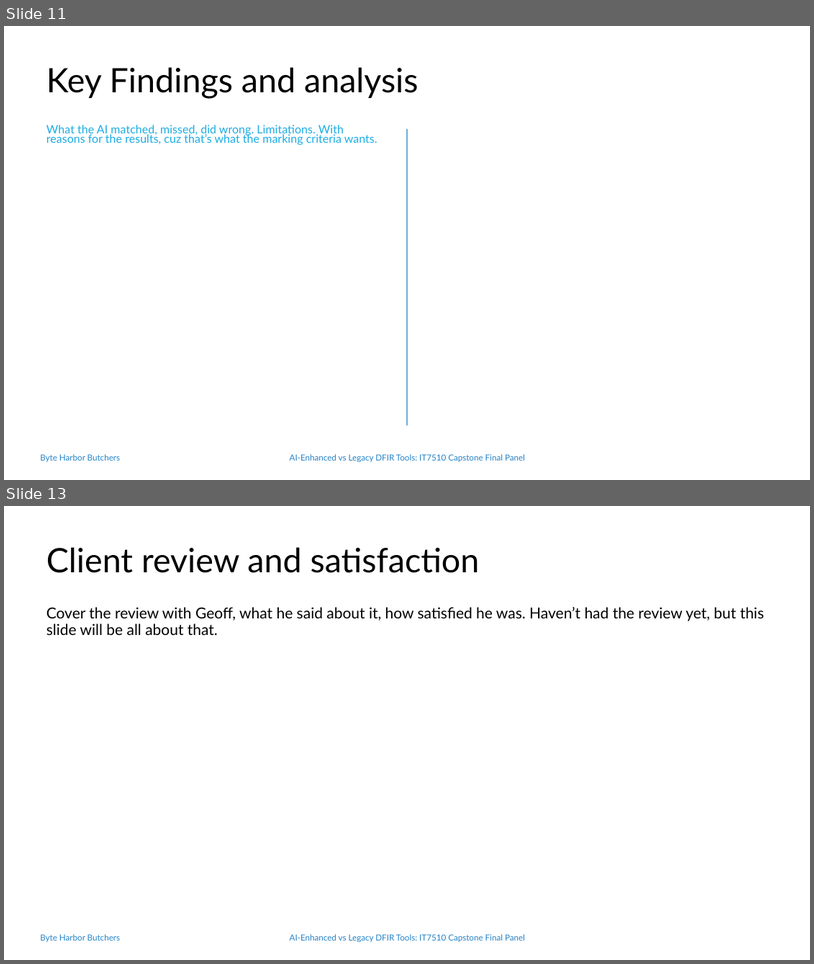
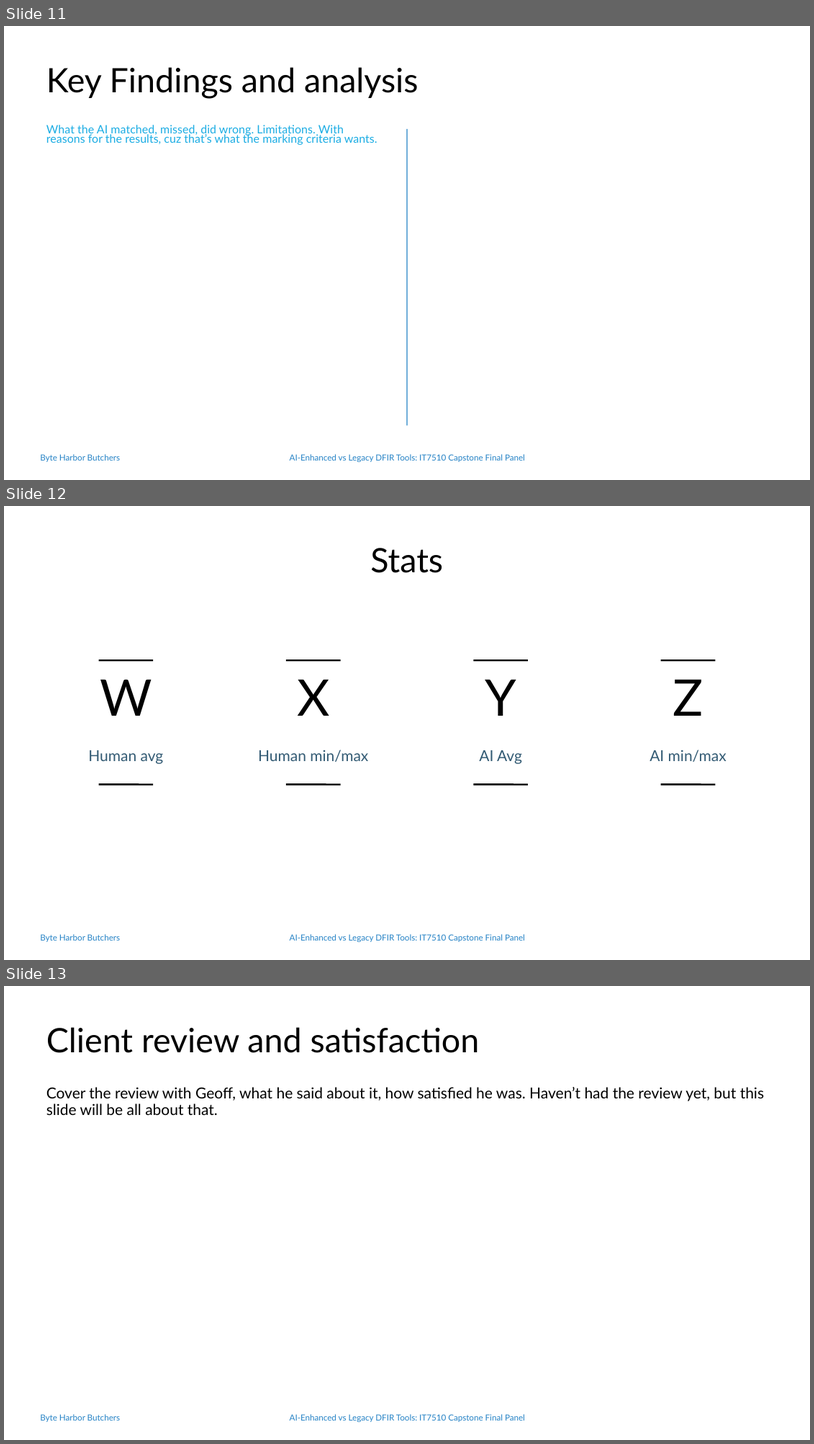
Before and after one commit to DavidSushames/BHB-Capstone, a slide deck: Academic Documents/Final Panel Presentation/Final Panel Slides 1.1 - DS.pptx. Shown one above the other, each under a label of ours: slides 11 and 13 before the commit, slides 11, 12 and 13 after it; the slides between them are not shown. The pictures are 814x964 and 814x1444 pixels, drawn with LibreOffice and Linux fonts; fonts in the diff are those of the drawing; background and template pictures are left out. Boxes give left, top, right and bottom in pixels: in the first picture for what was removed or moved away, otherwise in the second. Text is boxed around its words. In the diff, an @@ line names an element or a change of style, - is before the commit and + after.

```diff
--- a/Academic Documents/Final Panel Presentation/Final Panel Slides 1.1 - DS.pptx
+++ b/Academic Documents/Final Panel Presentation/Final Panel Slides 1.1 - DS.pptx
@@ slide 12 added at (x1=4, y1=506, x2=810, y2=960), background #FFFFFF; not listed: 2 template elements that a slide beside it also shows @@
@@ title added at (x1=370, y1=548, x2=443, y2=573), 40 pt, text #000000 @@
+Stats
@@ line added from (99, 660) to (154, 660), #000000 2 pt @@
@@ line added from (286, 660) to (341, 660), #000000 2 pt @@
@@ line added from (474, 660) to (528, 660), #000000 2 pt @@
@@ line added from (661, 660) to (716, 660), #000000 2 pt @@
@@ text added at (x1=100, y1=680, x2=152, y2=716), 60 pt, text #000000 @@
+W
@@ text added at (x1=297, y1=680, x2=329, y2=716), 60 pt, text #000000 @@
+X
@@ text added at (x1=485, y1=680, x2=517, y2=716), 60 pt, text #000000 @@
+Y
@@ text added at (x1=674, y1=680, x2=704, y2=716), 60 pt, text #000000 @@
+Z
@@ text added at (x1=88, y1=750, x2=164, y2=764), 18 pt, text #335B74 @@
+Human avg
@@ text added at (x1=258, y1=749, x2=368, y2=762), 18 pt, text #335B74 @@
+Human min/max
@@ text added at (x1=479, y1=750, x2=522, y2=764), 18 pt, text #335B74 @@
+AI Avg
@@ text added at (x1=650, y1=749, x2=727, y2=762), 18 pt, text #335B74 @@
+AI min/max
@@ line added from (99, 784) to (154, 784), #000000 2 pt @@
@@ line added from (286, 784) to (341, 784), #000000 2 pt @@
@@ line added from (474, 784) to (528, 784), #000000 2 pt @@
@@ line added from (661, 784) to (716, 784), #000000 2 pt @@
```
Also in this commit, not shown: 1 slide removed, 4 other files.
